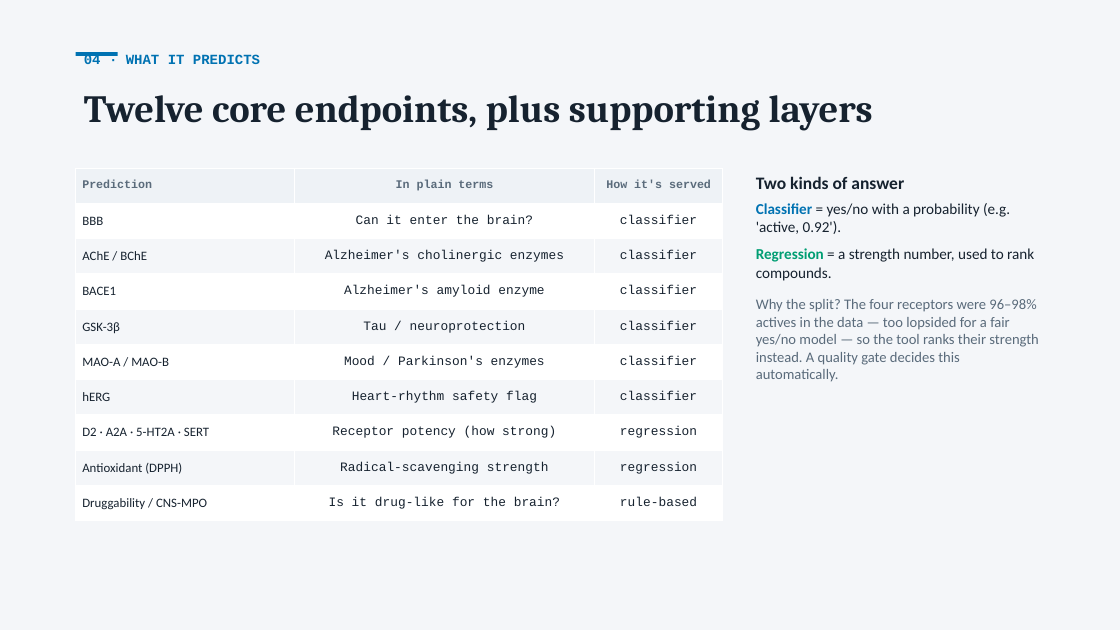
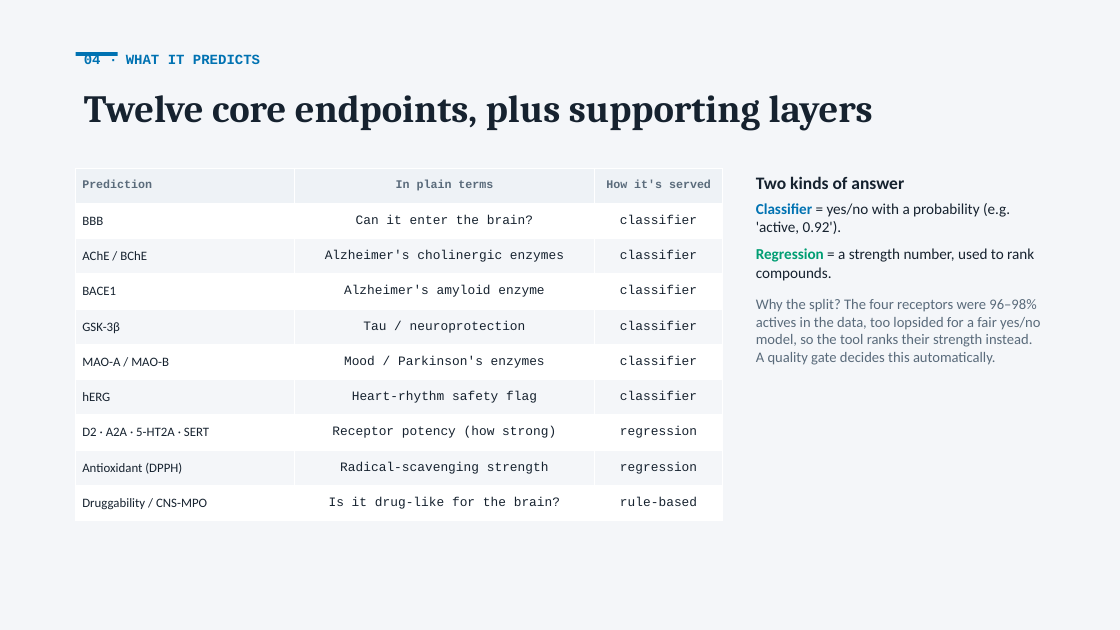
Before and after one commit to krishna-g-999/brainsafe-ai, a slide deck: slide 5 of BrainSafe_AI_Presentation.pptx. Drawn at 1120x630 pixels with LibreOffice and Linux fonts; fonts in the diff are those of the drawing. Boxes give left, top, right and bottom in pixels: in the first picture for what was removed or moved away, otherwise in the second. Text is boxed around its words. In the diff, an @@ line names an element or a change of style, - is before the commit and + after.

```diff
--- a/BrainSafe_AI_Presentation.pptx
+++ b/BrainSafe_AI_Presentation.pptx
@@ text at box(756, 299, 1040, 365): text changed @@
-Why the split? The four receptors were 96–98% actives in the data — too lopsided for a fair yes/no model — so the tool ranks their strength instead. A quality gate decides this automatically.
+Why the split? The four receptors were 96–98% actives in the data, too lopsided for a fair yes/no model, so the tool ranks their strength instead. A quality gate decides this automatically.
```
Also in this commit, not shown: 15 other slides changed, 19 other files.
